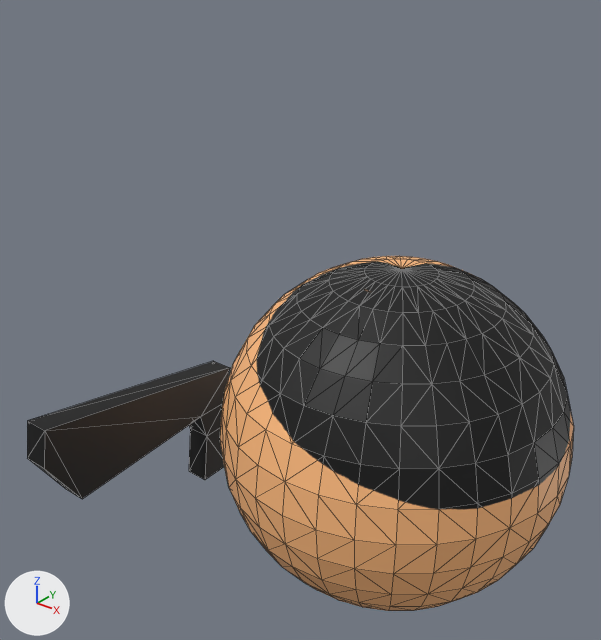
A saved change to the OBJ model DirectXGame/Resources/player/player.obj.
One viewpoint serves both versions: a 50 mm camera at (2.58, -4.12, 3.08) aimed at (-0.34, -0.46, 0.82). Every picture has the same lights, and +X, +Y and +Z are marked at lower left. Mesh edges are drawn as thin lines. Where no turn or scale is listed for an object, it has been applied to the vertices.

In view in the first picture: '立方体'.
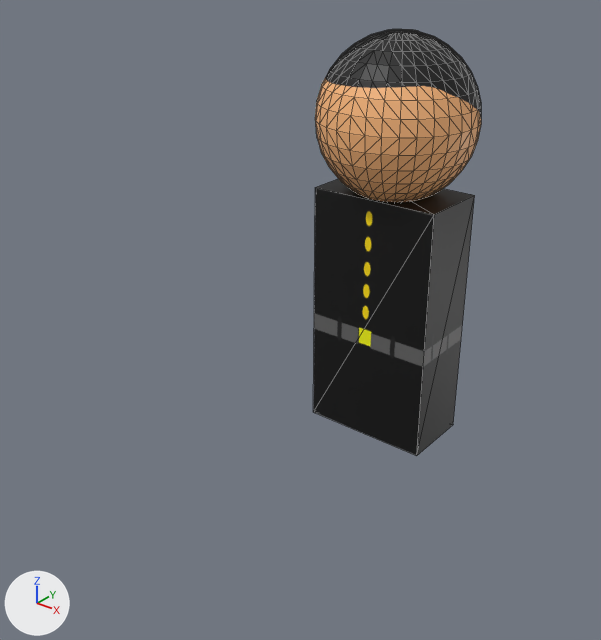
Where the change shows, as pixel boxes (x1, y1, x2, y2) in the pictures (601 x 640 px; the box of a moved part takes in the faces that stretch with it):
'立方体', surface changed, reshaped (grey to black, 69% narrower, 20% taller)
    before: (27, 256, 574, 611)
    after: (313, 29, 481, 456)
part 1 of me_立方体, added (black)
    after: (313, 179, 475, 456)
part 2 of me_立方体, moved or reshaped
    before: (220, 256, 574, 611)
    after: (315, 29, 481, 202)
part 3 of me_立方体, deleted (black)
    before: (27, 361, 230, 499)

What the commit changed:
Picture 'PlayerBody.png' (img_playerbody_png) is new.
Material 'マテリアル.001' (mat_マテリアル_001) changes its picture from img_player_png to img_playerbody_png.
me_立方体 is used by ob_立方体; location (0.0, 0.0, 0.0).
me_立方体 had 502 vertices, 996 faces and spanned x -1.3..1.24, y -1.9..1.23, z -1.27..1.1.
me_立方体 now has 490 vertices, 972 faces and spans x -0.47..0.47, y -0.47..0.47, z 0.0..2.52.
me_立方体 part 1: a new loose piece, a box spanning x -0.42..0.42, y -0.23..0.23, z 0.0..1.6, in mat_マテリアル_001 (picture img_playerbody_png).
me_立方体 part 2: the loose piece of 482 vertices spanning x -1.13..1.24, y -1.13..1.23, z -1.27..1.1 is turned 90 degrees about the z axis through its middle and scaled by 0.407, then moved by (-0.06, -0.05, 2.12).
me_立方体 part 3: the loose piece of 20 vertices spanning x -1.3..-1.12, y -1.9..-0.3, z -0.67..0.39 is deleted.
